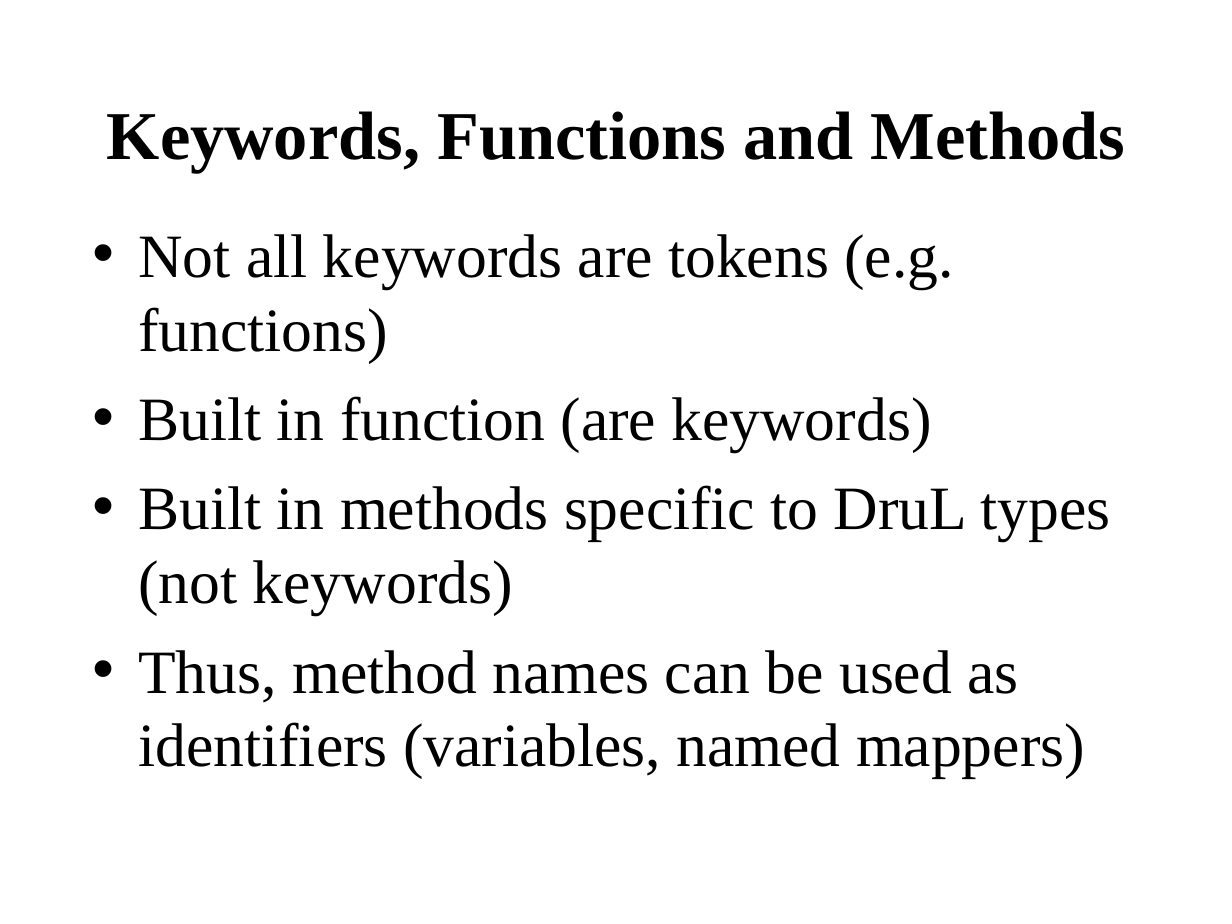
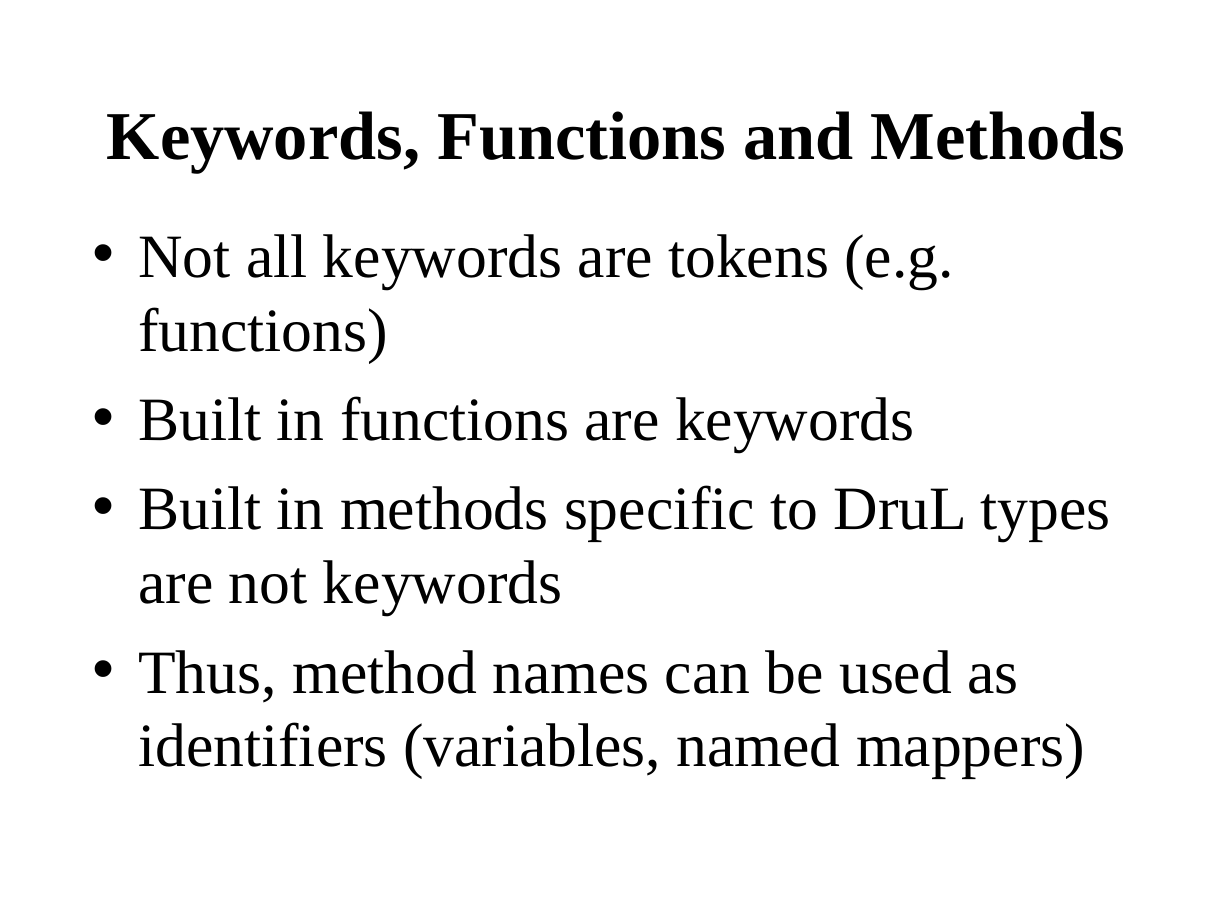
Before and after one commit to waseemilahi/drul, a slide deck: slide 31 of Presentation/Parts1-2.ppt (slide 33 before the commit). Drawn at 1232x924 pixels with LibreOffice and Linux fonts; fonts in the diff are those of the drawing. Boxes give left, top, right and bottom in pixels: in the first picture for what was removed or moved away, otherwise in the second. Text is boxed around its words. In the diff, an @@ line names an element or a change of style, - is before the commit and + after.

```diff
--- a/Presentation/Parts1-2.ppt
+++ b/Presentation/Parts1-2.ppt
@@ text at [138, 396, 1110, 615]: text changed @@
-• Built in function (are keywords)
-• Built in methods specific to DruL types (not keywords)
+• Built in functions are keywords
+• Built in methods specific to DruL types are not keywords
```
Also in this commit, not shown: 3 other slides changed, 3 slides removed.
